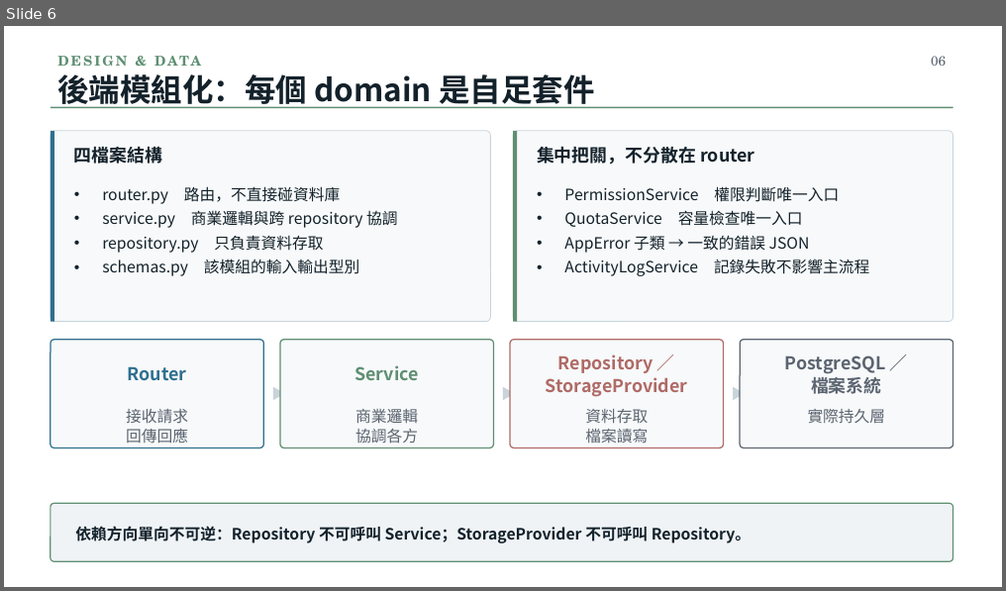
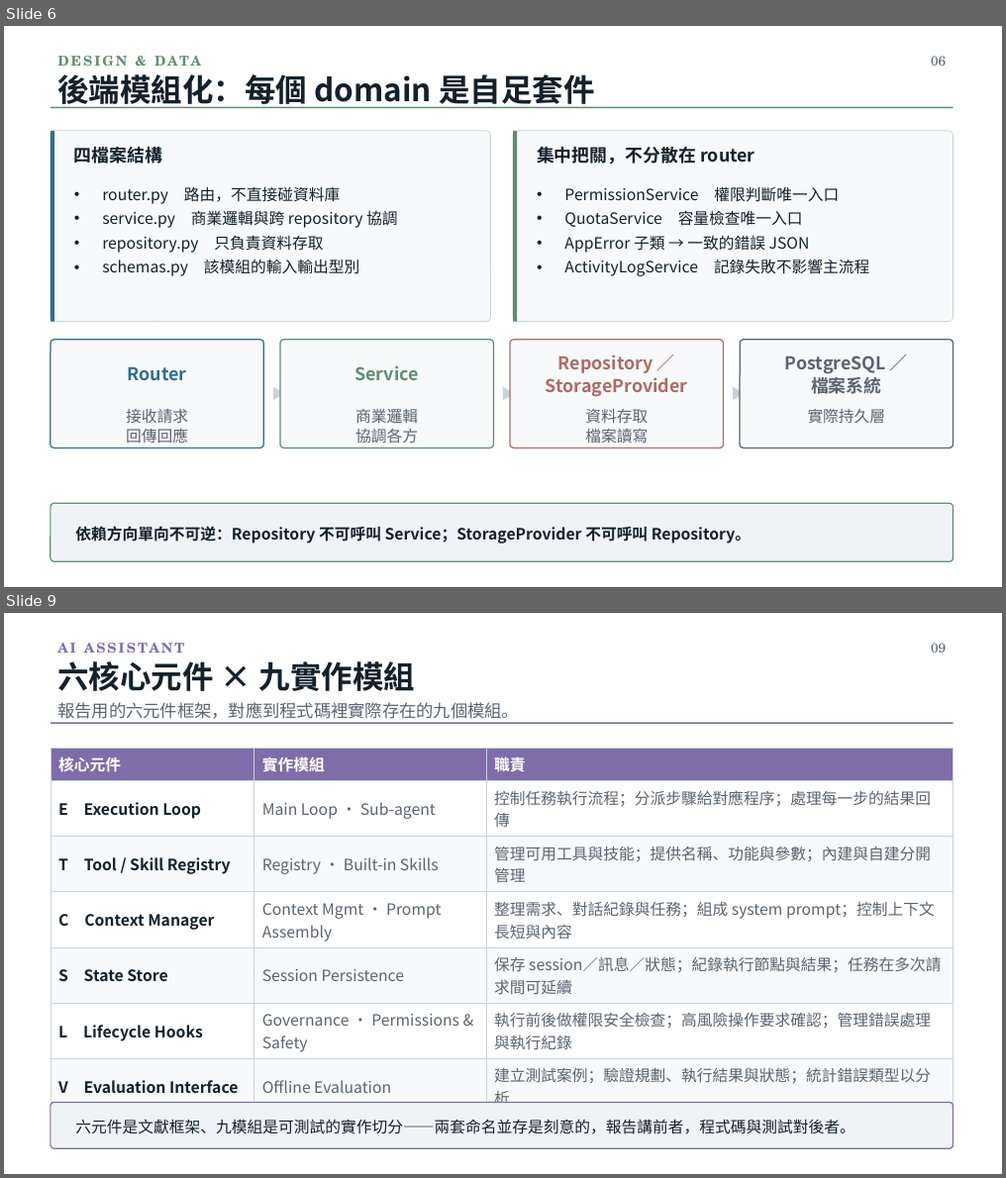
Before and after one commit to billwu101/CloudDrive, a slide deck: doc/ppt/CloudDrive_專題報告_v3.0.pptx. Shown one above the other, each under a label of ours: slide 6 before the commit, slides 6 and 9 after it; the slides between them are not shown. The pictures are 1006x591 and 1006x1178 pixels, drawn with LibreOffice and Linux fonts; fonts in the diff are those of the drawing. Boxes give left, top, right and bottom in pixels: in the first picture for what was removed or moved away, otherwise in the second. Text is boxed around its words. In the diff, an @@ line names an element or a change of style, - is before the commit and + after.

```diff
--- a/doc/ppt/CloudDrive_專題報告_v3.0.pptx
+++ b/doc/ppt/CloudDrive_專題報告_v3.0.pptx
@@ slide 9 added at (x1=4, y1=613, x2=1002, y2=1174), background #FFFFFF @@
@@ text added at (x1=57, y1=643, x2=184, y2=653), 13 pt, text #7E6DA8, bold @@
+AI ASSISTANT
@@ text added at (x1=57, y1=662, x2=415, y2=691), 30 pt, text #13212A, bold @@
+六核心元件 × 九實作模組
@@ text added at (x1=931, y1=643, x2=945, y2=653), 13 pt, text #5B6470 @@
+09
@@ rectangle added at (x1=51, y1=722, x2=953, y2=724), fill #7E6DA8 @@
@@ text added at (x1=57, y1=702, x2=519, y2=723), 16.5 pt, text #5B6470 @@
+報告用的六元件框架，對應到程式碼裡實際存在的九個模組。
@@ table added at (x1=51, y1=748, x2=953, y2=1107), 7 rows, 3 columns @@
+核心元件 | 實作模組 | 職責
+E Execution Loop | Main Loop · Sub-agent | 控制任務執行流程；分派步驟給對應程序；處理每一步的結果回傳
+T Tool / Skill Registry | Registry · Built-in Skills | 管理可用工具與技能；提供名稱、功能與參數；內建與自建分開管理
+C Context Manager | Context Mgmt · Prompt Assembly | 整理需求、對話紀錄與任務；組成 system prompt；控制上下文長短與內容
+S State Store | Session Persistence | 保存 session／訊息／狀態；紀錄執行節點與結果；任務在多次請求間可延續
+L Lifecycle Hooks | Governance · Permissions & Safety | 執行前後做權限安全檢查；高風險操作要求確認；管理錯誤處理與執行紀錄
+V Evaluation Interface | Offline Evaluation | 建立測試案例；驗證規劃、執行結果與狀態；統計錯誤類型以分析
@@ rounded rectangle added at (x1=51, y1=1103, x2=953, y2=1149), fill #EFF3F6, outline #7E6DA8 1.1 pt @@
@@ text added at (x1=75, y1=1119, x2=854, y2=1135), 15 pt, text #13212A @@
+六元件是文獻框架、九模組是可測試的實作切分——兩套命名並存是刻意的，報告講前者，程式碼與測試對後者。
```
Also in this commit, not shown: 16 slides changed, 8 other slides added, 6 slides removed, 3 other files.
